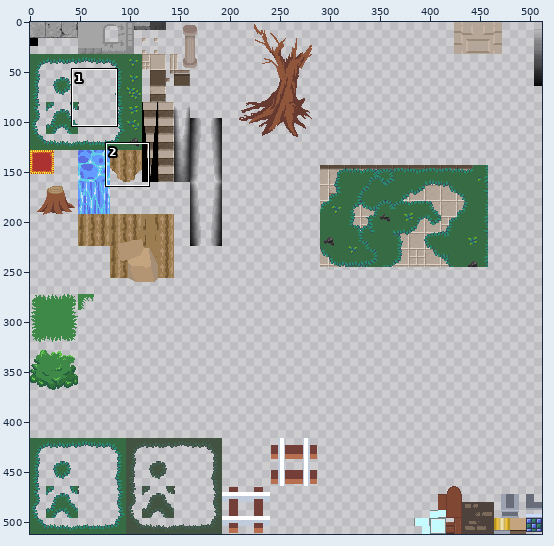
File history of a sprite sheet, assets/images/dungeon_tiles.png. The picture above shows the old version from afar; the outline marks the close-up.
Close-up. Earlier state:
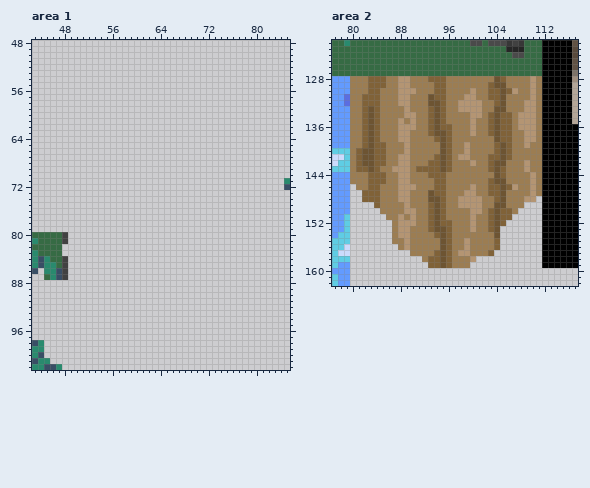
The file is 512x512 pixels. Pixels under 10% opacity are left out. Colours within 5 levels of each other are drawn and written as one. Shown: area 1: x 43..85, y 48..102; area 2: x 77..117, y 122..162. The commit also changed other parts of the picture, which this record leaves out.
The same view after the edit:
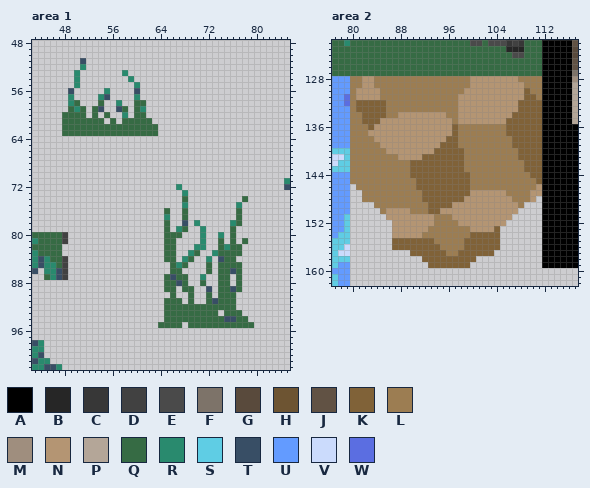
Palette (. is transparent): A #000000  B #262626  C #373737  D #414141  E #4a4a4a  F #7d7369  G #594a3c  H #6d5432  J #615244  K #806238  L #9c7d52  M #9f8e7e  N #b49573  P #b4a698  Q #366b44  R #298a6e  S #5fcde4  T #384e65  U #639bff  V #cbdbfc  W #5b6ee1
The exact change:
--- area 1
@@ x 46..65 @@
  50 ....................
- 51 ....................
- 52 ....................
- 53 ....................
- 54 ....................
- 55 ....................
- 56 ....................
- 57 ....................
- 58 ....................
- 59 ....................
- 60 ....................
- 61 ....................
- 62 ....................
- 63 ....................
+ 51 .....T..............
+ 52 .....R..............
+ 53 ....R.......R.......
+ 54 ....R........R......
+ 55 ....R.........R.....
+ 56 ...T.....R....T.....
+ 57 ...R....RT....R.....
+ 58 ...RQ...Q..R..QQ....
+ 59 ...QRQ.QT..TQ.QR....
+ 60 ..QQQQ.Q.Q..R.QQ....
+ 61 ..QQQQQQQ.Q.QQQQQ...
+ 62 ..QQQQQQQQQQQQQQQQ..
+ 63 ..QQQQQQQQQQQQQQQQ..
  64 ....................
@@ x 62..81 @@
  71 ....................
- 72 ....................
- 73 ....................
- 74 ....................
- 75 ....................
- 76 ....................
- 77 ....................
- 78 ....................
- 79 ....................
- 80 ....................
- 81 ....................
- 82 ....................
- 83 ....................
- 84 ....................
- 85 ....................
- 86 ....................
- 87 ....................
- 88 ....................
- 89 ....................
- 90 ....................
- 91 ....................
- 92 ....................
- 93 ....................
- 94 ....................
- 95 ....................
+ 72 .....R..............
+ 73 ......R.............
+ 74 ......Q.........Q...
+ 75 ......R........R....
+ 76 ...Q..Q........Q....
+ 77 ...R..Q........Q....
+ 78 ...Q..T.R.....RQ....
+ 79 ...Q.RQ..R....Q.....
+ 80 ...QQQ...R..R.Q.....
+ 81 ...QQ....R..Q.Q.Q...
+ 82 ...QQ...RR..QRQQ....
+ 83 ...QQ..RQ..RQQQQ....
+ 84 ...QQ.RQ..R.TQQ.....
+ 85 ....QRQ...Q.QQQQ....
+ 86 ....QQ....Q.QQTQ....
+ 87 ...QTQQ..R..QQ.Q....
+ 88 ...QQTQ..Q..QQ.Q....
+ 89 ...QQ.QQ..T.QQTQ....
+ 90 ....Q..Q..Q.QQQ.....
+ 91 ...QQQ.Q..QTQQQ.....
+ 92 ...QQQQQQQQQQQQ.....
+ 93 ...QQQQQQQQQ.QQQ....
+ 94 ...QQQQQQQQQQTTQQ...
+ 95 ..QQQQ.QQQQQQQQQQQ..
  96 ....................
--- area 2
@@ x 77..117 @@
 127 QQQQQQQQQQQQQQQQQQQQQQQQQQQQQQQQQQQAAAAAF
-128 UUULLLKKKLLNNLLLKKKLLLLLLLLHKLLLLNLAAAAAM
-129 UUULLLKKKLLNNLLLLKKLLLLLLLKHHLLLLNLAAAAAP
-130 UUULLLKKLLLNNNLLLKKLLLLNLLKKHKNLLNLAAAAAP
-131 UUWLLKKKLLLNNLLLHKKLLLNNLLKKHLLLLNLAAAAAP
-132 UUWLLKKKLLLNNLLLHHKLLNNNNLLKHLLLNNLAAAAAP
-133 UUULLKHKLLLLNLLLKHKLLNNNNLLHHLLLNNLAAAAAP
-134 UUULLKHKLLLLNNLLKHKLLLLNNLKHKKLNNNLAAAAAP
-135 UUULLKHKLLLNLNLLKHKLLLLNLLKHKKLNNNLAAAAAP
-136 UUULLKHKLLLNNNLLKHKKLLLNLLKHKKLNNNLAAAAAA
-137 UUULLKHKLLLNNLLLKHHKLLLNLLKHKKLLNNLAAAAAA
-138 UUULLKHKLLLNNLLLLKHKLLLLLLLHKKLLNNLAAAAAA
-139 UUULLKHKKLLLNLLLLLHKLLNLLLLKHKLLNLLAAAAAA
-140 SSSLKHHKKLLLNLLLLLHKLLNLLLLKHKLLLLLAAAAAA
-141 VVSLKHHKKLLNNLLLLKHKLNNLLLKKHKLLLLLAAAAAA
-142 VSSLKHHKKLLNNLLLKKHKLLLNLLKHHLLLNLLAAAAAA
-143 SSSLKKHKLLNNNLKKKKHKLLLLLLKHKLLLNLLAAAAAA
-144 UUULLLKKKLLNNLLLKKKLLLLLLLLHKLLLLNLAAAAAA
-145 UUULLLKKKLLNNLLLLKKLLLLLLLKHHLLLLNLAAAAAA
-146 UUU.LLKKLLLNNNLLLKKLLLLNLLKKHKNLLNLAAAAAA
-147 UUU..KKKLLLNNLLLHKKLLLNNLLKKHLLLLNLAAAAAA
-148 UUU..KKKLLLNNLLLHHKLLNNNNLLKHLLLNN.AAAAAA
-149 UUU....KLLLLNLLLKHKLLNNNNLLHHLLL...AAAAAA
-150 UUU.....LLLLNNLLKHKLLLLNNLKHKKL....AAAAAA
-151 UUS......LLNLNLLKHKLLLLNLLKHKK.....AAAAAA
-152 UUS.......LNNNLLKHKKLLLNLLKHK......AAAAAA
-153 UUS.......LNNLLLKHHKLLLNLLKH.......AAAAAA
-154 USS.......LNNLLLLKHKLLLLLLLH.......AAAAAA
-155 SSS.......LLNLLLLLHKLLNLLLLK.......AAAAAA
-156 SSV........LNLLLLLHKLLNLLLLK.......AAAAAA
-157 SVV..........LLLLKHKLNNLLLK........AAAAAA
-158 SSS............LKKHKLLLN...........AAAAAA
-159 SUU.............KKHKLLL............AAAAAA
+128 UUULLNNLLLLLLLLLLLLLLLLNNNNNNNNLLLLAAAAAM
+129 UUULLNNLLLLLLLLLLLLLLLLNNNNNNNNNLLLAAAAAP
+130 UUULNNNNLLLLLLLLLLLLLLNNNNNNNNNNKLLAAAAAP
+131 UUWLNNNNLLLLLLLLLLLLLNNNNNNNNNNNKKLAAAAAP
+132 UUWLKKKKKLLLLLLLLLLLLNNNNNNNNNNKKKKAAAAAP
+133 UUULKKKKKLLLLLLLLLLLLNNNNNNNNNNKKKKAAAAAP
+134 UUULLKKKKLLNNNNNNNNLLNNNNNNNNNKKKKKAAAAAP
+135 UUULLKKKNNNNNNNNNNNNLNNNNNNNNKKKKKKAAAAAP
+136 UUULLLKNNNNNNNNNNNNNKLLLLLLLLKKKKKKAAAAAA
+137 UUULLLNNNNNNNNNNNNNNKLLLLLLLLKKKKKKAAAAAA
+138 UUULLLLNNNNNNNNNNNNKKLLLLLLLLLKKKKKAAAAAA
+139 UUULLLLLNNNNNNNNNNKKKLLLLLLLLLKKKKKAAAAAA
+140 SSSLLLLLLNNNNNNNNKKKKKLLLLLLLLLKKKKAAAAAA
+141 VVSLLLLLLLLNNNNKKKKKKKLLLLLLLLLKKKKAAAAAA
+142 VSSLLLLLLLLLLKKKKKKKKKLLLLLLLLLLKKKAAAAAA
+143 SSSLLLLLLLLLLKKKKKKKKKLLLLLLLLLLKKKAAAAAA
+144 UUULLLLLLLLLLKKKKKKKKKKLLLLLLLLLLKKAAAAAA
+145 UUULLLLLLLLLLLKKKKKKKKKLLLLLLLLLLLKAAAAAA
+146 UUU.LLLLLLLLLLKKKKKKKKKLLLLLLLLLLLNAAAAAA
+147 UUU..LLLLLLLLLLKKKKKKKKNNNNNNLLLLNNAAAAAA
+148 UUU..LLLLLLLLLLKKKKKKKNNNNNNNNLLLN.AAAAAA
+149 UUU....LLLLLLLLLKKKKNNNNNNNNNNNL...AAAAAA
+150 UUU.....LNNNNLLLKKNNNNNNNNNNNNN....AAAAAA
+151 UUS......NNNNNNNNLLLNNNNNNNNNN.....AAAAAA
+152 UUS.......NNNNNNNLLLLNNNNNNNN......AAAAAA
+153 UUS.......NNNNNNLLLLLLLNNNNK.......AAAAAA
+154 USS.......NNNNNLLLLLLLLKKKKK.......AAAAAA
+155 SSS.......KKKKKKKLLLLLKKKKKK.......AAAAAA
+156 SSV.......KKKKKKKKLLLLKKKKKK.......AAAAAA
+157 SVV..........KKKKKKLLKKKKKK........AAAAAA
+158 SSS............KKKKKKKKK...........AAAAAA
+159 SUU.............KKKKKKK............AAAAAA
 160 UUU......................................
Boxes around the changes in both close-ups, in picture pixels (x1, y1, x2, y2):
added: (62, 58, 158, 136)
added: (158, 184, 254, 328)
changed: (356, 76, 542, 268)
